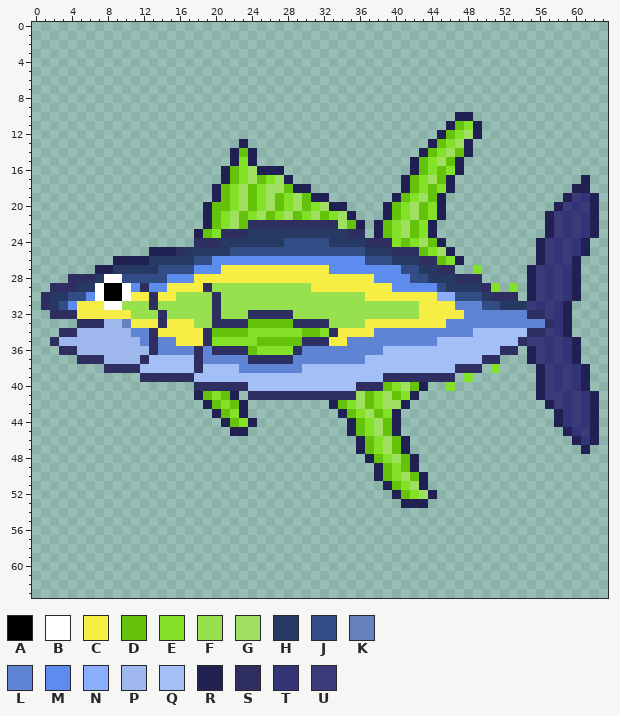
Two states of a pixel-art file, fish_sprites/Yellow Fin Tuna.aseprite. The picture above is the old version.
64x64 pixels, 1 frame.
Palette (. is transparent): A #000000  B #ffffff  C #f6ee44  D #65c20b  E #83e128  F #97e14f  G #9fe060  H #253963  J #324d86  K #6581be  L #6084d4  M #5d8cee  N #8aaefb  P #9eb8ee  Q #a4bef6  R #202052  S #2e2e61  T #333377  U #3b3b79
Pixels before (only the part around the change), first column x 1:
 5 .............................................................
 6 .............................................................
 7 .............................................................
 8 .............................................................
 9 .............................................................
10 ..............................................RR.............
11 .............................................RDER............
12 ............................................RDEGR............
13 ......................R....................RDEGR.............
14 .....................RDR..................RDEGDR.............
15 .....................RER.................RDEGDR..............
16 ....................RDEGRRR..............RDEDER..............
17 ....................RDEGDEGR............RDEGDR..............R
18 ...................RDEGDEGGDRR..........RDEDER.............RR
19 ...................RDEGDEGDEGDRR.......RDEGDR.............RUT
20 ..................RDDEGDEGDEGDEGRR....RDEGDER............RUTU
21 ..................RDEGDEGDEGDEGDEGR...RDEGDER...........RUTUT
22 ..................RDEGDSSSSSSSSSSGDR.RDEGDER............RUTUT
23 .................RDESSSHHHHHHHHHHHSS.RDEGDER............RUTUT
24 .................SSSHHHHHHHJJJJJHHHHSSSEDEGDR..........RUTUTR
25 ............RRRSHHHHHJJJJJJJJJJJJJJJHHHSSSDEGR.........RUTUTR
26 ........RRRRHHHHHJJMMMMMMMMMMMMMMMMMJJJHHHSSDER........RUTUR.
27 ......RRHHHHHJJJJMMMCCCCCCCCCCCCMMMMMMMMJJHHSS..E.....RUTUTR.
28 ...SSSHBBJJJJJMMMCCCCCCCCCCCCCCCCCCCCMMMMJJHHHSSS.....RUTUTR.
29 .SSSHHBAABMSMMCCCCSFFFFFFFFFFFCCCCCCCCCMMMMMJHHHHSE.E.RUTUTR.
30 SHHJJMBAABCCSCCFFFFSFFFFFFFFFFFFFFFFCCCCCCCCNNJJJHSSS.RUTUTR.
31 SHJMCCCBBFFFSFFFFFFSFFFFFFFFFFFFFFFFFFFFFFCCCCLLLJJHHHUTUTR..
32 .SSSCCCCCCFFFSFFFFFSFFFSSSSSFFFFFFFFFFFFFFCCCCCLLLLLLLSSUTR..
33 ....SSSPPKCCCSCCCFFSSSSDDDDDSSSSFFFFCCCCCCCCCLLLLLLLLLLLSTR..
34 ..SSPPPPPPLLSCCCCCSDDDDEEEEEEDDESCCCCLLLLLLLLLLLQQQQQQSSUTR..
35 .SPPPPPPPPPLSLLCCCSEEEEEDDDDDSSSCCLLLLLLLLLLQQQQQQQQQSUUTUTR.
36 ..SSPPPPPPPPSLLLLSLSSSSDEEEESLLLLLLLLLQQQQQQQQQQQQQSS.RUTUTR.
37 ....SSSPPPPSQQQQQSLLLLLSSSSSLLLLLLLLQQQQQQQQQQQQQSS...RUTUTR.
38 .......SSSSQQQQQQSQQQQLLLLLLLQQQQQQQQQQQQQQQQQSSS.E....RUTUTR
39 ...........SSSSSSQQQQQQQQQQQQQQQQQQQQQSSSSSSSS.E.......RUTUTR
40 .................SSSSSSQQQQQQQQQQQQSSSDEGDR..E.........RUTUTR
41 .................RDEDR.SSSSSSSSSSSSGDEGDER.............RUUTUT
42 ..................RDEDR.........RDEGDEGGR...............RUTUT
43 ...................RDER..........RDEGDER.................RTUT
44 ....................RDER..........RDEGDR.................RTUT
45 .....................RR...........RDEGDR..................RTU
46 ...................................RDEGDR..................RT
47 ...................................RDEGDR...................R
48 ....................................RDEGDR...................
49 .....................................RDEDR...................
50 .....................................RDEGDR..................
51 ......................................RDEGR..................
52 .......................................RDEGR.................
53 ........................................RRR..................
54 .............................................................
55 .............................................................
56 .............................................................
After the commit:
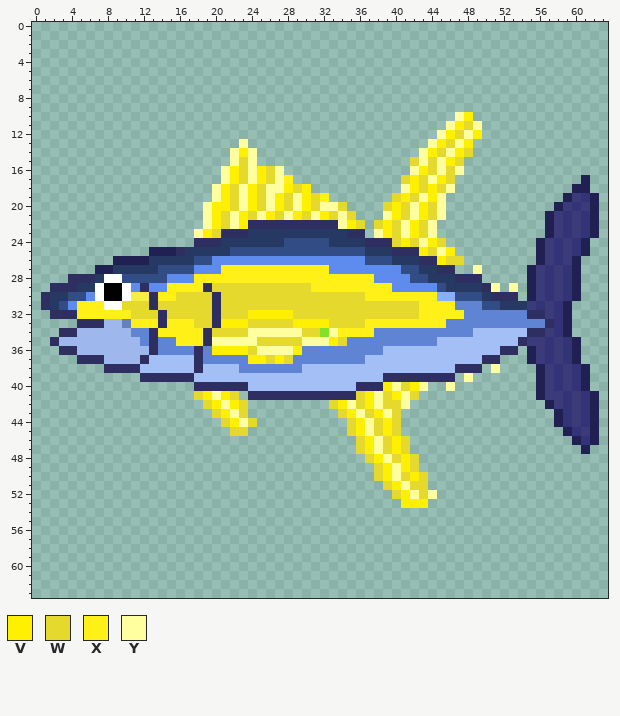
Colours new in this view: V #ffef00  W #e5d92d  X #fff017  Y #ffff9f
The exact change:
y 10: x 47..48 RR -> YV
y 11: x 46..49 RDER -> YVWY
y 12: x 45..49 RDEGR -> YVWYV
y 13: x 23 R -> Y; x 44..48 RDEGR -> YVWYV
y 14: x 22..24 RDR -> YVY; x 43..48 RDEGDR -> YVWYVW
y 15: x 22..24 RER -> YWY; x 42..47 RDEGDR -> WYWYVW
y 16: x 21..27 RDEGRRR -> YVWYVWY; x 42..47 RDEDER -> YVWYWY
y 17: x 21..28 RDEGDEGR -> YVWYVWYX; x 41..46 RDEGDR -> WVWYVW
y 18: x 20..30 RDEGDEGGDRR -> YVWYVWYYVWV; x 41..46 RDEDER -> YVWVWY
y 19: x 20..32 RDEGDEGDEGDRR -> YVWYVWYVWYVWX; x 40..45 RDEGDR -> WVWYVY
y 20: x 19..34 RDDEGDEGDEGDEGRR -> YVVWYVWYVWYVWYYW; x 39..45 RDEGDER -> WVWYVWY
y 21: x 19..35 RDEGDEGDEGDEGDEGR -> YVWYVWYVWYVWYVWYW; x 39..45 RDEGDER -> YVWYVWY
y 22: x 19..23 RDEGD -> YVWYV; x 34..36 GDR -> YVW; x 38..44 RDEGDER -> WVWYVWY
y 23: x 18..20 RDE -> YVW; x 38..44 RDEGDER -> YVWYVWY
y 24: x 40..45 EDEGDR -> WVWYVW
y 25: x 43..46 DEGR -> VWYV
y 26: x 45..47 DER -> VWW
y 27: x 21..32 CCCCCCCCCCCC -> XXXXXXXXXXXX; x 49 E -> Y
y 28: x 18..37 CCCCCCCCCCCCCCCCCCCC -> XXXXXXXXXXXXXXXXXXXX
y 29: x 15..18 CCCC -> XXXX; x 20..39 FFFFFFFFFFFCCCCCCCCC -> WWWWWWWWWWWXXXXXXXXX; x 51 E -> Y; x 53 E -> Y
y 30: x 14..19 CCFFFF -> XXWWWW; x 21..44 FFFFFFFFFFFFFFFFCCCCCCCC -> WWWWWWWWWWWWWWWWXXXXXXXX
y 31: x 5..7 CCC -> XXX; x 10..12 FFF -> WWW; x 14..19 FFFFFF -> WWWWWW; x 21..46 FFFFFFFFFFFFFFFFFFFFFFCCCC -> WWWWWWWWWWWWWWWWWWWWWWXXXX
y 32: x 5..13 CCCCCCFFF -> XXXXXXWWW; x 15..19 FFFFF -> WWWWW; x 21..47 FFFSSSSSFFFFFFFFFFFFFFCCCCC -> WWWVVVVVWWWWWWWWWWWWWWXXXXX
y 33: x 11..13 CCC -> XXX; x 15..19 CCCFF -> XXXWW; x 21..45 SSSDDDDDSSSSFFFFCCCCCCCCC -> VVVWWWWWVVVVWWWWXXXXXXXXX
y 34: x 14..18 CCCCC -> XXXXX; x 20..31 DDDDEEEEEEDD -> WWWWYYYYYYWW; x 33..37 SCCCC -> YXXXX
y 35: x 16..18 CCC -> XXX; x 20..34 EEEEEDDDDDSSSCC -> YYYYYWWWWWYYYVW
y 36: x 20..29 SSSSDEEEES -> VVVVWYYYYV
y 37: x 24..28 SSSSS -> VVWVW
y 38: x 51 E -> Y
y 39: x 48 E -> Y
y 40: x 39..43 DEGDR -> VYWVY; x 46 E -> Y
y 41: x 18..22 RDEDR -> WVYVW; x 36..42 GDEGDER -> WVYWVYW
y 42: x 19..23 RDEDR -> WVYVW; x 33..41 RDEGDEGGR -> WVYWVYWWY
y 43: x 20..23 RDER -> WVYW; x 34..40 RDEGDER -> WVYWVYW
y 44: x 21..24 RDER -> WVYW; x 35..40 RDEGDR -> WVYWVW
y 45: x 22..23 RR -> WW; x 35..40 RDEGDR -> WVYWVW
y 46..47: x 36..41 RDEGDR -> WVYWVW
y 48: x 37..42 RDEGDR -> WVYWVW
y 49: x 38..42 RDEDR -> WVYVW
y 50: x 38..43 RDEGDR -> WVYWVW
y 51: x 39..43 RDEGR -> WVYWW
y 52: x 40..44 RDEGR -> WVYWY
y 53: x 41..43 RRR -> VVV
